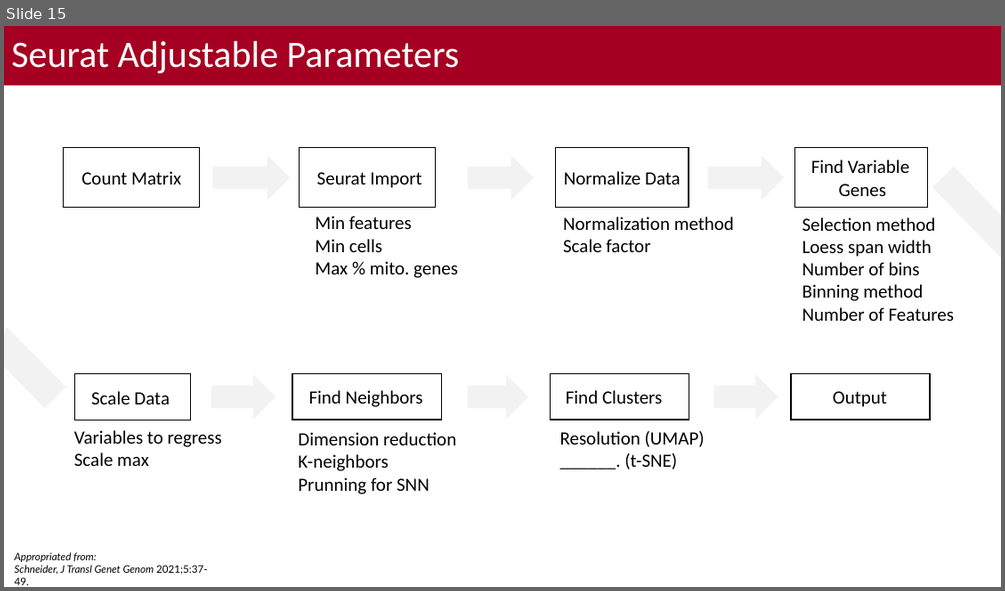
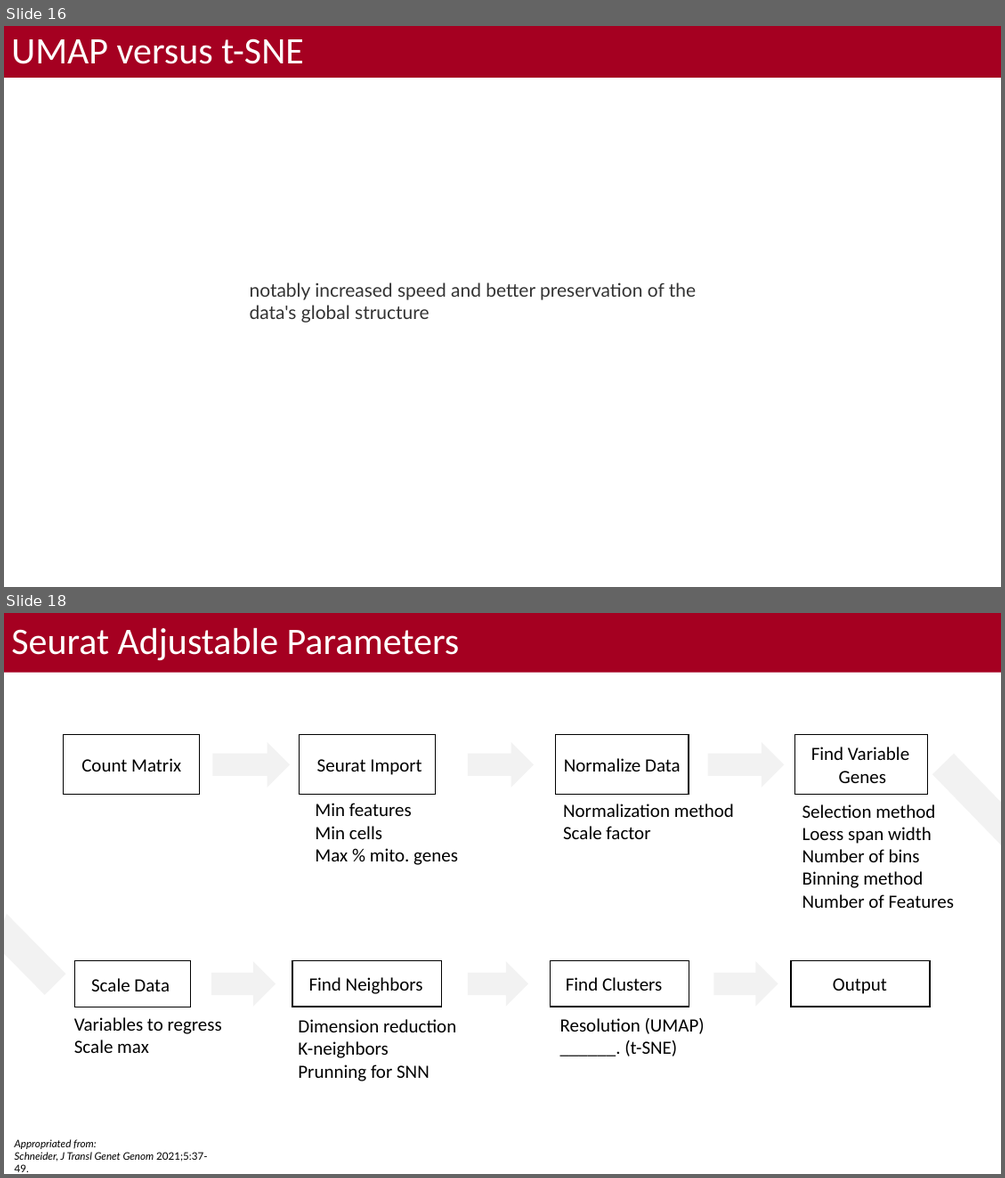
Before and after one commit to bacorli2/scrna_workshop, a slide deck: M3_Seurat_Processing/M3_Seurat_Processing.pptx. Shown one above the other, each under a label of ours: slide 15 before the commit, slides 16 and 18 after it; the slides between them are not shown. The pictures are 1005x591 and 1005x1178 pixels, drawn with LibreOffice and Linux fonts; fonts in the diff are those of the drawing; background and template pictures are left out. Boxes give left, top, right and bottom in pixels: in the first picture for what was removed or moved away, otherwise in the second. Text is boxed around its words. In the diff, an @@ line names an element or a change of style, - is before the commit and + after.

```diff
--- a/M3_Seurat_Processing/M3_Seurat_Processing.pptx
+++ b/M3_Seurat_Processing/M3_Seurat_Processing.pptx
@@ slide 16 added at box(4, 26, 1001, 587), background #FFFFFF; not listed: 1 template element that a slide beside it also shows @@
@@ title added at box(4, 26, 1001, 78), fill #A50021, 36 pt, text #FFFFFF @@
+UMAP versus t-SNE
@@ text added at box(250, 282, 696, 322), 18 pt, text #333333 @@
+notably increased speed and better preservation of the data's global structure
@@ what was slide 15 is now slide 18 @@
```
Also in this commit, not shown: 10 slides changed, 3 other slides added, 2 slides removed, 2 other files.
